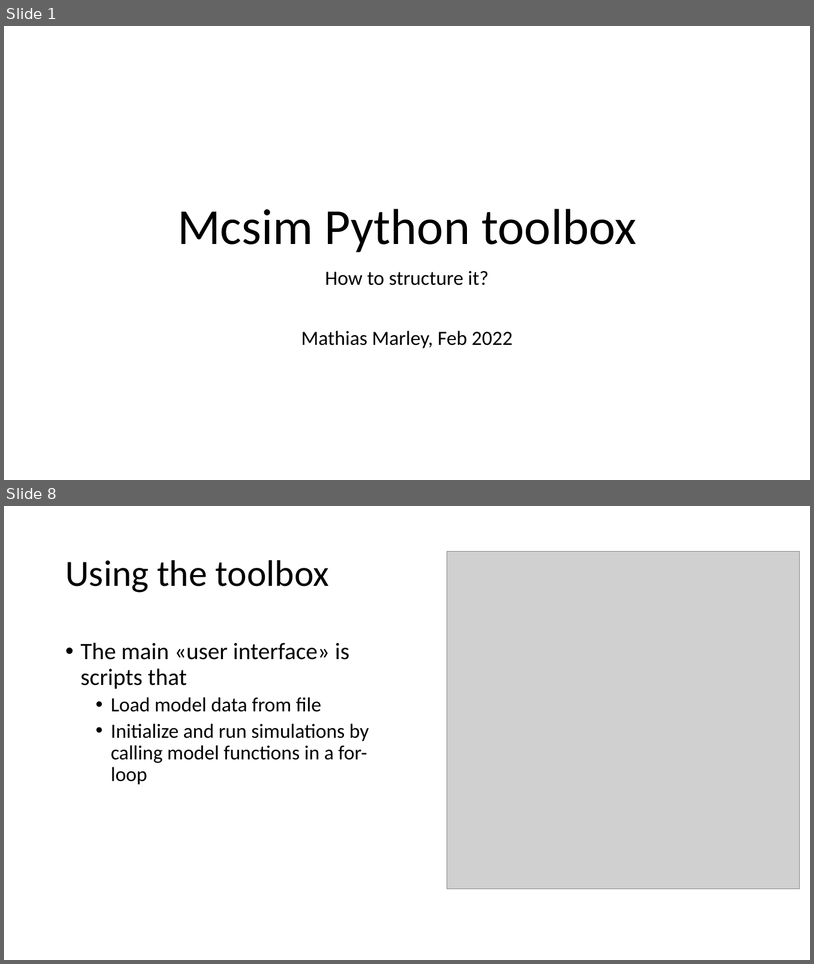
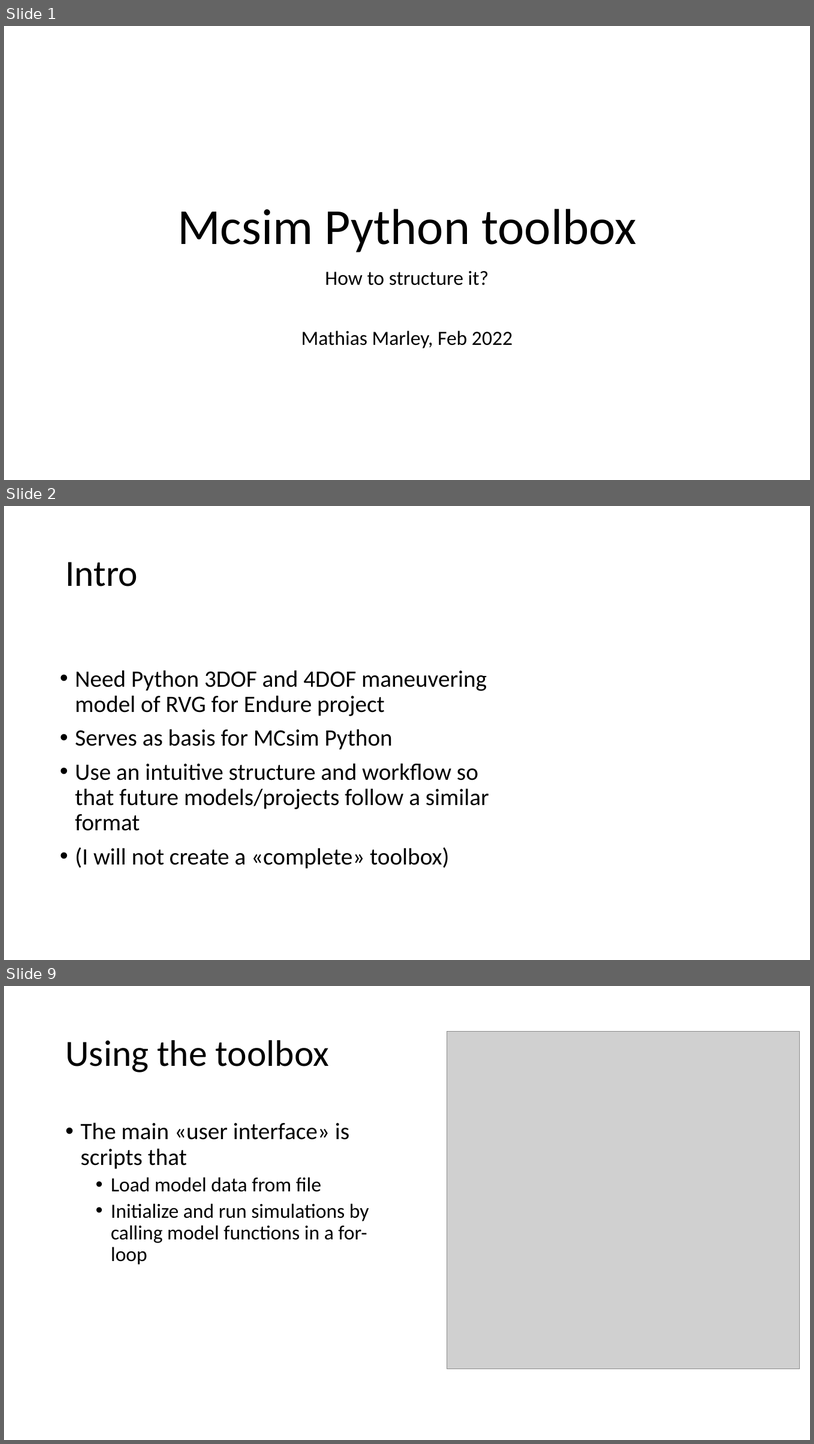
Before and after one commit to NTNU-MCS/MCSim_python, a slide deck: Documentation/Mcsim Python toolbox.pptx. Shown one above the other, each under a label of ours: slides 1 and 8 before the commit, slides 1, 2 and 9 after it; the slides between them are not shown. The pictures are 814x964 and 814x1444 pixels, drawn with LibreOffice and Linux fonts; fonts in the diff are those of the drawing; grey boxes stand for pictures. Boxes give left, top, right and bottom in pixels: in the first picture for what was removed or moved away, otherwise in the second. Text is boxed around its words. In the diff, an @@ line names an element or a change of style, - is before the commit and + after.

```diff
--- a/Documentation/Mcsim Python toolbox.pptx
+++ b/Documentation/Mcsim Python toolbox.pptx
@@ slide 2 added at [4, 506, 810, 960], background #FFFFFF @@
@@ title added at [65, 562, 138, 586], 44 pt, text #000000 @@
+Intro
@@ text added at [75, 670, 489, 868], 28 pt, text #000000 @@
+• Need Python 3DOF and 4DOF maneuvering model of RVG for Endure project
+• Serves as basis for MCsim Python
+• Use an intuitive structure and workflow so that future models/projects follow a similar format
+• (I will not create a «complete» toolbox)
@@ what was slide 8 is now slide 9 @@
```
Also in this commit, not shown: 3 slides changed, 3 other slides added, 3 slides removed.
